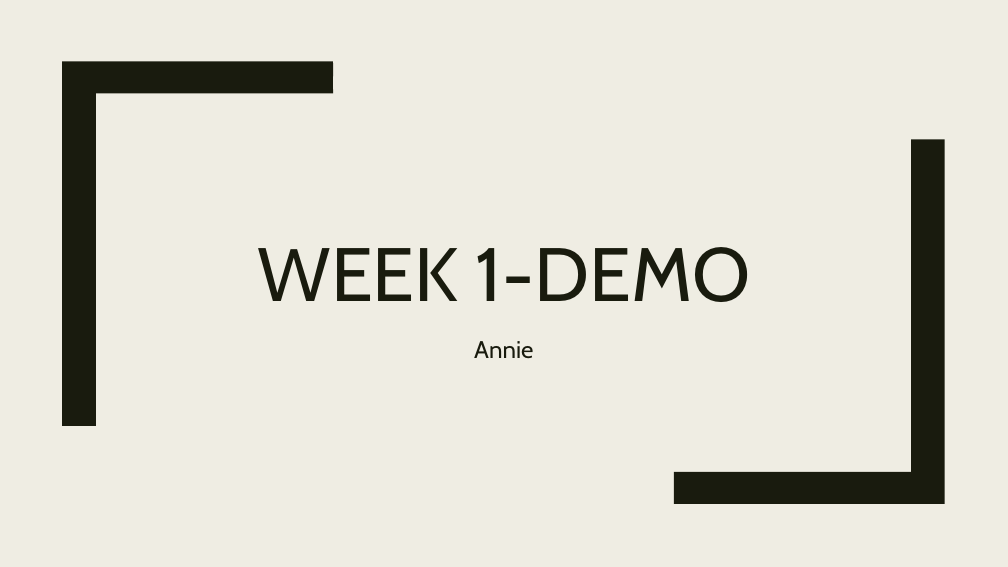
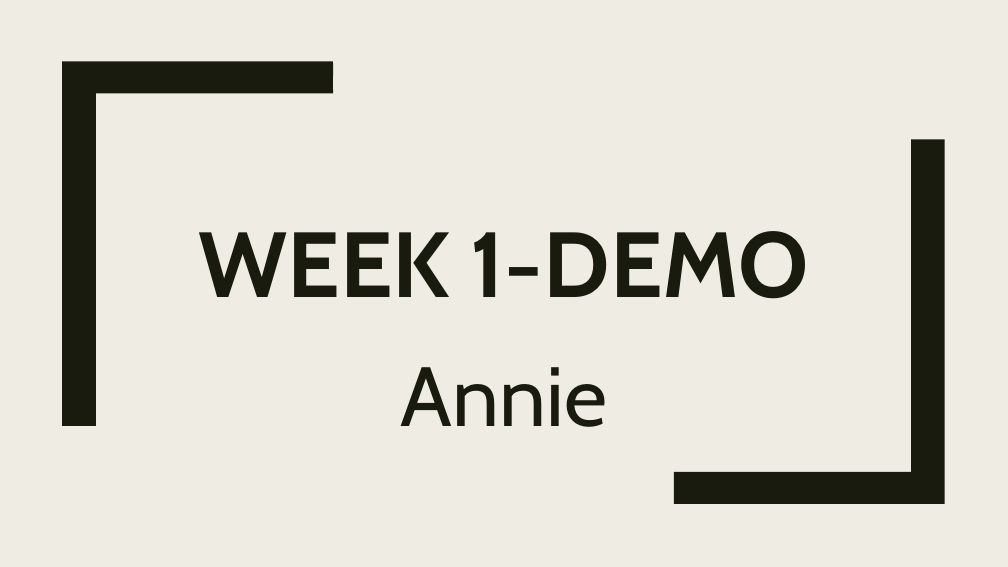
Before and after one commit to green-fox-academy/nguyenannie, a slide deck: slide 1 of week-01/1st-demo.pptx. Drawn at 1008x567 pixels with LibreOffice and Linux fonts; fonts in the diff are those of the drawing. Boxes give left, top, right and bottom in pixels: in the first picture for what was removed or moved away, otherwise in the second. Text is boxed around its words. In the diff, an @@ line names an element or a change of style, - is before the commit and + after.

```diff
--- a/week-01/1st-demo.pptx
+++ b/week-01/1st-demo.pptx
@@ title "WEEK 1-DEMO" at (x1=199, y1=231, x2=809, y2=299): size 72 to 88 pt, bold on @@
@@ subtitle "Annie" at (x1=401, y1=367, x2=607, y2=427): size 23 to 80 pt @@
```
Also in this commit, not shown: 4 other files.
